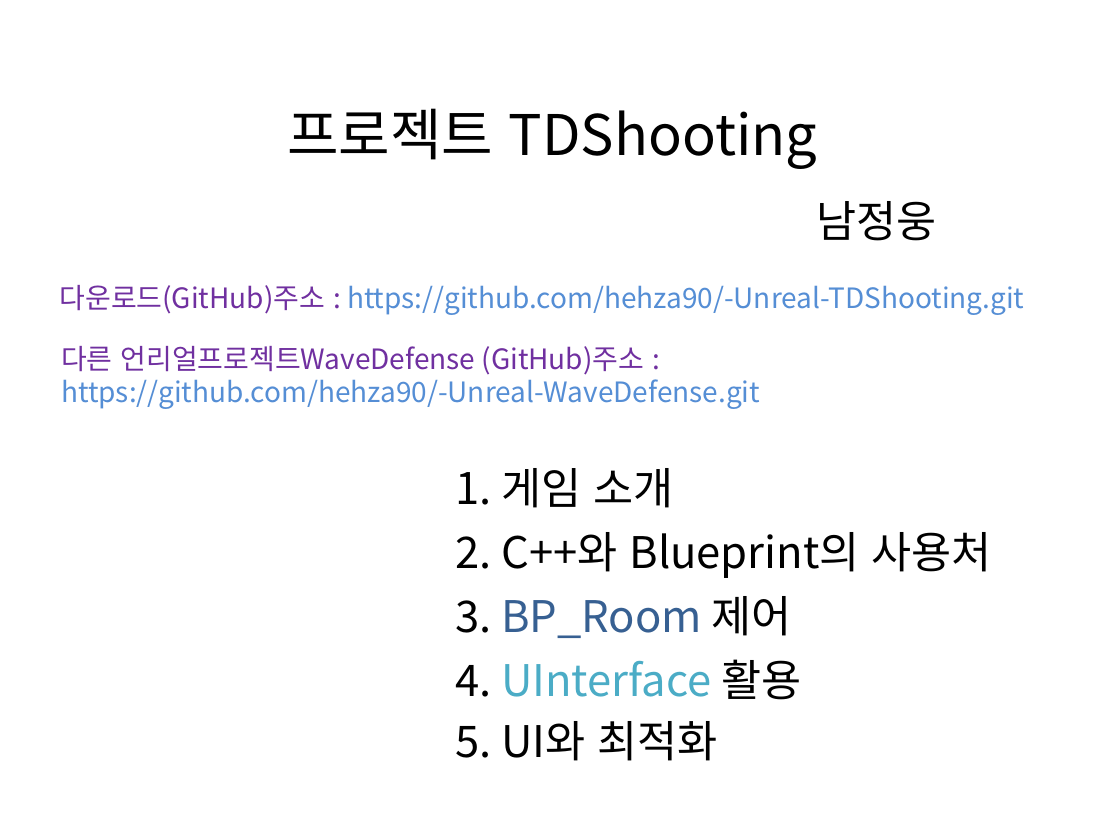
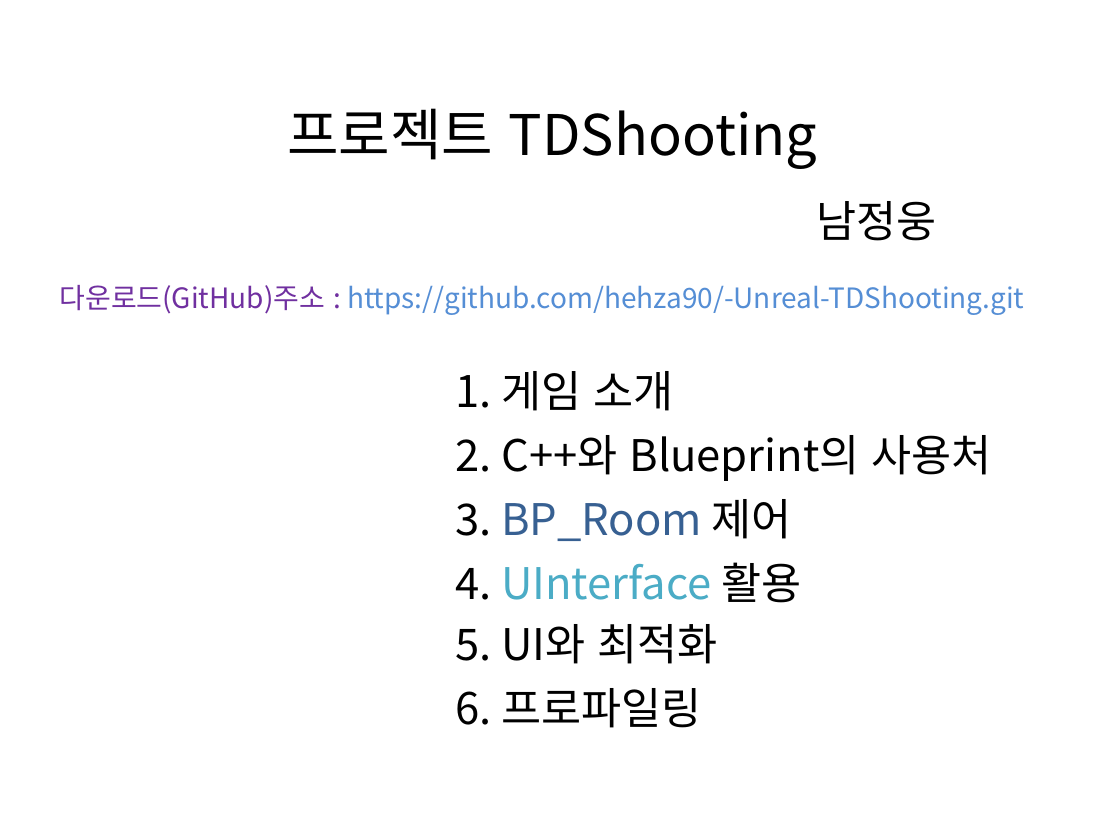
Before and after one commit to hehza90/-Unreal-TDShooting, a slide deck: slide 1 of [UE4] TDShooting.pptx. Drawn at 1120x840 pixels with LibreOffice and Linux fonts; fonts in the diff are those of the drawing. Boxes give left, top, right and bottom in pixels: in the first picture for what was removed or moved away, otherwise in the second. Text is boxed around its words. In the diff, an @@ line names an element or a change of style, - is before the commit and + after.

```diff
--- a/[UE4] TDShooting.pptx
+++ b/[UE4] TDShooting.pptx
@@ text removed at (61,346,760,409) @@
-다른 언리얼프로젝트WaveDefense (GitHub)주소 :
-https://github.com/hehza90/-Unreal-WaveDefense.git
@@ text "2. C++와 Blueprint의 사용처": place and size @@
-text "2. C++와 Blueprint의 사용처" at (455,532,992,578)
+text "2. C++와 Blueprint의 사용처" at (455,435,992,481)
@@ text "3. BP_Room 제어": place and size @@
-text "3. BP_Room 제어" at (455,596,792,638)
+text "3. BP_Room 제어" at (455,499,792,541)
@@ 3 texts: place and size @@
-3 texts at (455,468,801,761)
+3 texts at (455,371,801,664)
@@ text added at (455,688,701,728), 28 pt, text #000000 @@
+6. 프로파일링
```
Also in this commit, not shown: 4 other slides changed, 1 slide added, 2 other files.
